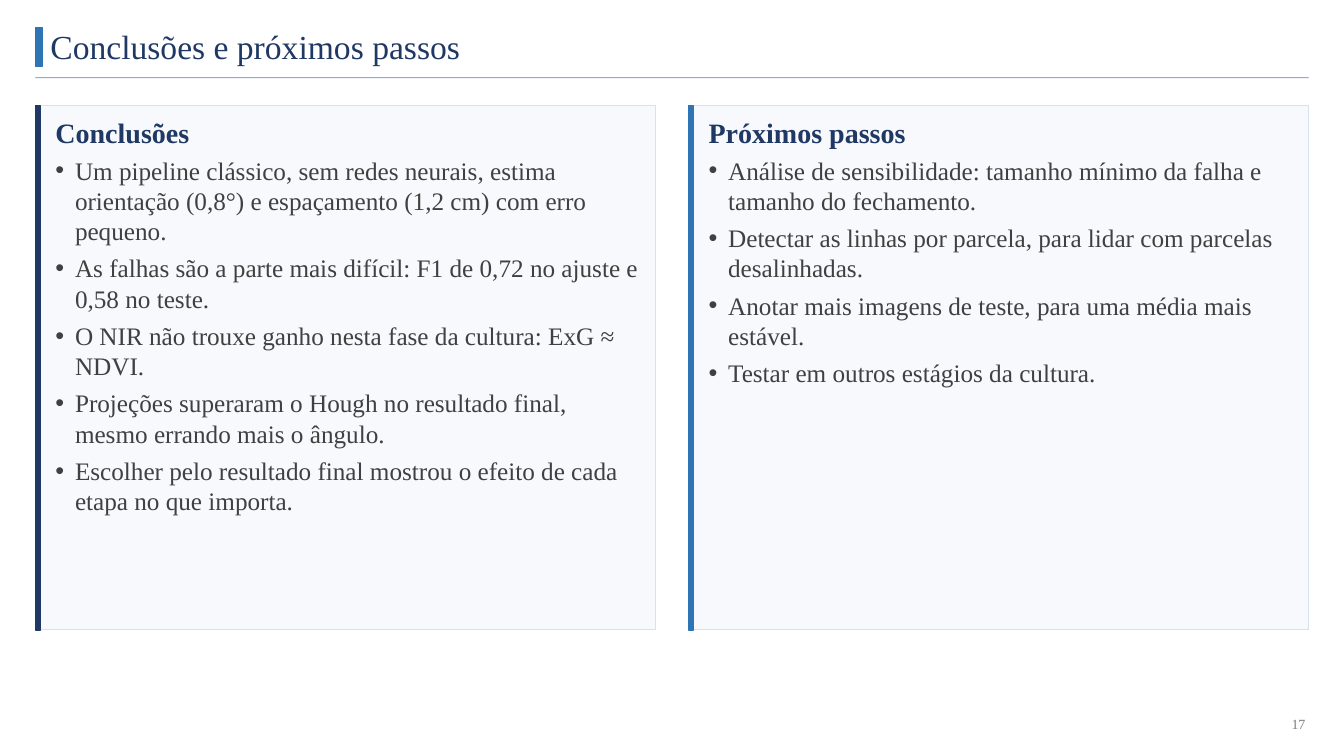
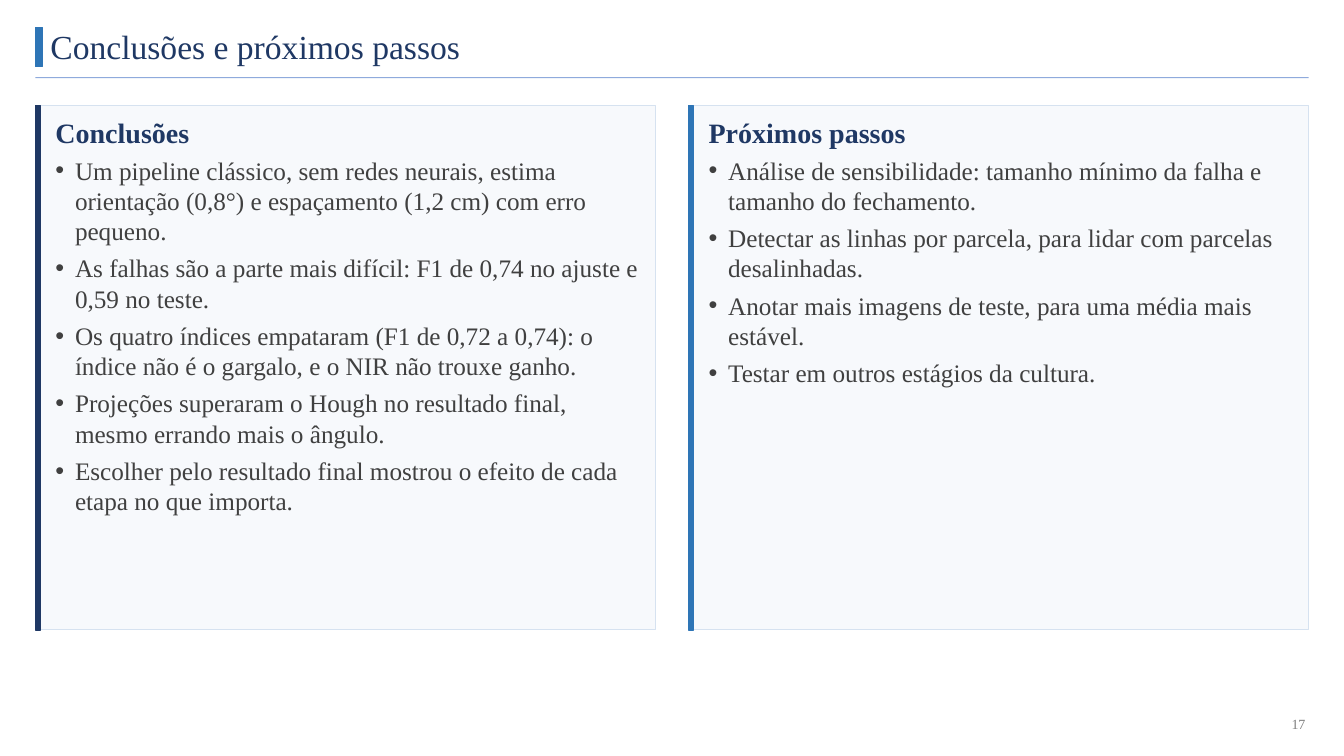
Before and after one commit to AlexandreH13/PDI-PGC111-LinhasPlantioVANT, a slide deck: slide 17 of apresentacao-linhas-plantio.pptx. Drawn at 1344x756 pixels with LibreOffice and Linux fonts; fonts in the diff are those of the drawing. Boxes give left, top, right and bottom in pixels: in the first picture for what was removed or moved away, otherwise in the second. Text is boxed around its words. In the diff, an @@ line names an element or a change of style, - is before the commit and + after.

Commit message:
Atualiza com novos índices

```diff
--- a/apresentacao-linhas-plantio.pptx
+++ b/apresentacao-linhas-plantio.pptx
@@ text at [75,259,637,381]: text changed @@
-• As falhas são a parte mais difícil: F1 de 0,72 no ajuste e 0,58 no teste.
-• O NIR não trouxe ganho nesta fase da cultura: ExG ≈ NDVI.
+• As falhas são a parte mais difícil: F1 de 0,74 no ajuste e 0,59 no teste.
+• Os quatro índices empataram (F1 de 0,72 a 0,74): o índice não é o gargalo, e o NIR não trouxe ganho.
```
Also in this commit, not shown: 6 other slides changed, 1 other file.
